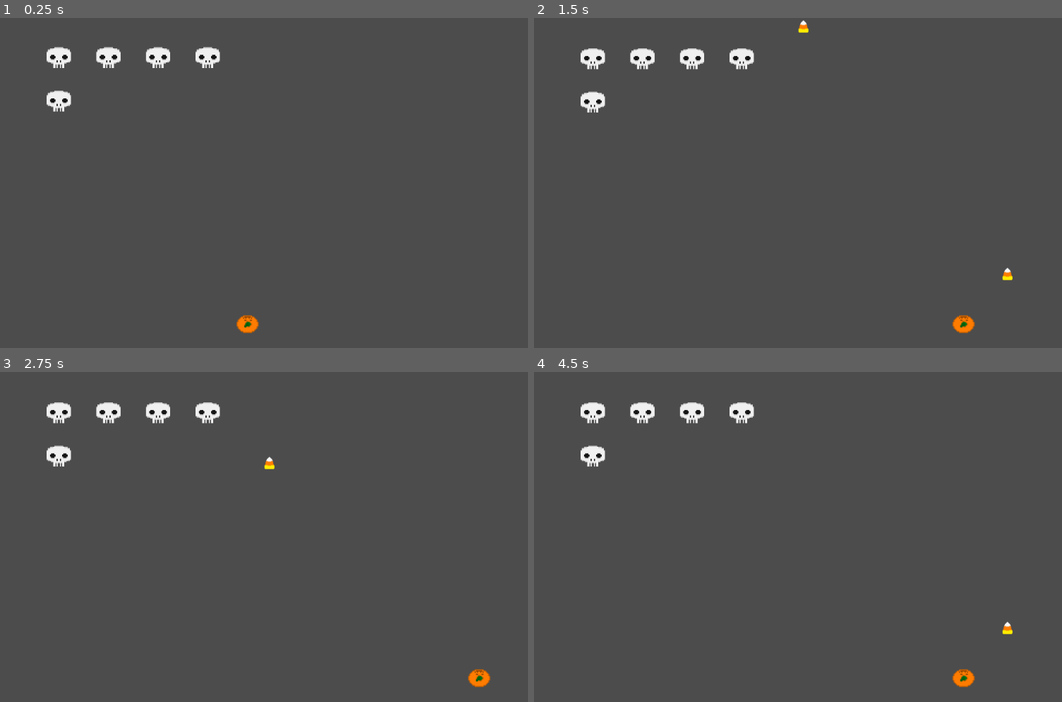
Above: before the commit, frames 1-4 (two rows, left to right).
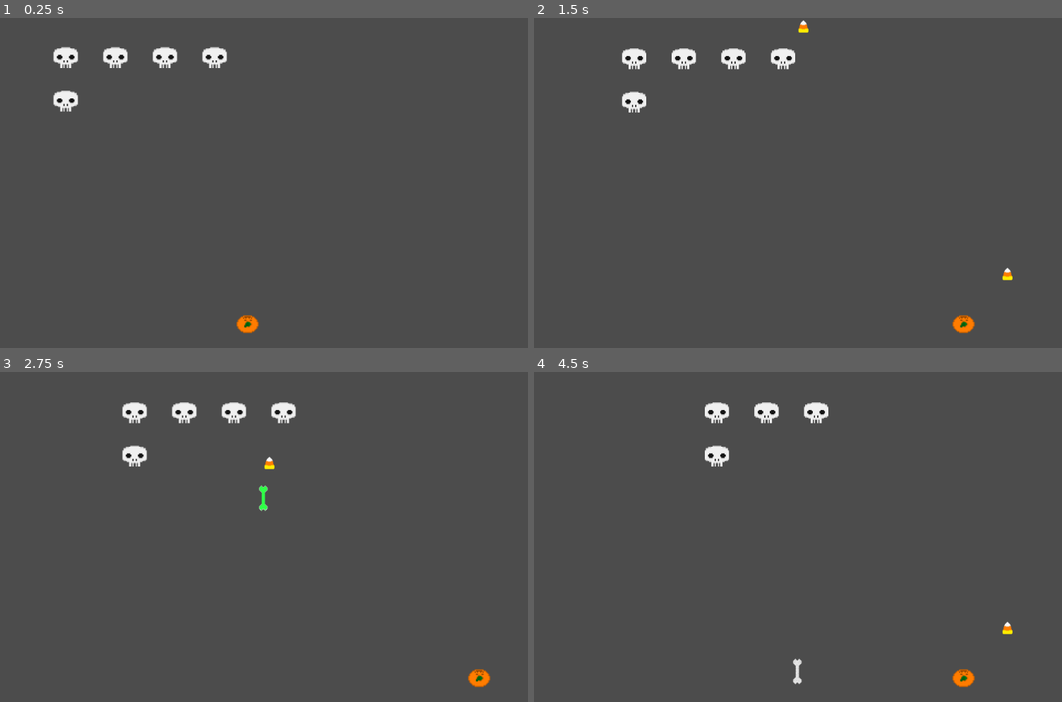
Above: after the commit, the same moments.

Repository: jdibble21/MJ-Spooky-Invaders
Game: Godot game, scene res://src/Level.tscn
Same seed, same stepped clock (60 frames per second), same inputs: the game is played once before the commit and once after it. The project has no main scene, so this scene is started directly.
Inputs:
- Up to frame 1 (0.25 s): no input
- Up to frame 2 (1.5 s): hold Right (move_right) 0.53-1.28 s; tap Space (fire) at 0.6, 1.35 s; hold Left (move_left) from 1.28 s (still down)
- Up to frame 3 (2.75 s): release Left (move_left) at 2.03 s; hold Right (move_right) from 2.03 s (still down); tap Space (fire) at 2.1 s
- Up to frame 4 (4.5 s): tap Space (fire) at 2.85, 3.6, 4.35 s; release Right (move_right) at 3.53 s; hold Left (move_left) from 3.53 s (still down)

The runs differ from the first frame. In frame 1, 1.2% of the frame differs, in the area x 8-44%, y 8-29%; in frame 2, 1.7%; in frame 3, 2.4%, in the area x 8-57%, y 9-43%; in frame 4, 2.2%.

Commit message:
Add enemy movement

Diff:
--- a/project/src/Level.gd
+++ b/project/src/Level.gd
@@ -1,9 +1,9 @@
 extends Node2D
 
-const SPAWN_OBJECT = preload("res://src/SpawnPoints.tscn")
 
 onready var _player = $Player
 onready var _spawn_points = $SpawnPoints
+
 # Called when the node enters the scene tree for the first time.
 func _ready():
 	# evenutally place fly in animation for enemy spawning here
--- a/project/src/SpawnPoints.gd
+++ b/project/src/SpawnPoints.gd
@@ -3,6 +3,12 @@
 extends Area2D
 
 const ENEMY = preload("res://src/Enemy.tscn")
+const RESPAWN_DELAY = 2.5
+const SPEED = 50
+
+var _current_velocity = Vector2()
+var _screen_edge = ProjectSettings.get_setting("display/window/size/width")
+var _moving_left := true
 
 onready var _spawn_one = $Spawn1.position
 onready var _spawn_two = $Spawn2.position
@@ -15,6 +21,16 @@
 	for current_pos in pos_array:
 		_initial_spawn(current_pos)
 
+func _physics_process(delta):
+	if _current_velocity.x == _screen_edge:
+		_moving_left = false
+	if _current_velocity.x == 0:
+		_moving_left = true
+	if _moving_left:
+		_current_velocity.x = SPEED
+	if !(_moving_left):
+		_current_velocity.x = -SPEED
+	position += transform.x * _current_velocity * delta
 
 func _initial_spawn(spawn_position):
 		var inst_enemy = ENEMY.instance()
@@ -25,7 +41,7 @@
 func _on_Spawn1_area_exited(area):
 	if !(area.is_in_group("player_bullet")):
 		var timer = Timer.new()
-		timer.set_wait_time(2.5)
+		timer.set_wait_time(RESPAWN_DELAY)
 		add_child(timer)
 		timer.start()
 		print("about to respawn spawn1...")
@@ -38,7 +54,7 @@
 func _on_Spawn2_area_exited(area):
 	if !(area.is_in_group("player_bullet")):
 		var timer = Timer.new()
-		timer.set_wait_time(2.5)
+		timer.set_wait_time(RESPAWN_DELAY)
 		add_child(timer)
 		timer.start()
 		print("about to respawn spawn2...")
@@ -51,7 +67,7 @@
 func _on_Spawn3_area_exited(area):
 	if !(area.is_in_group("player_bullet")):
 		var timer = Timer.new()
-		timer.set_wait_time(2.5)
+		timer.set_wait_time(RESPAWN_DELAY)
 		add_child(timer)
 		timer.start()
 		print("about to respawn spawn3...")
@@ -64,7 +80,7 @@
 func _on_Spawn4_area_exited(area):
 	if !(area.is_in_group("player_bullet")):
 		var timer = Timer.new()
-		timer.set_wait_time(2.5)
+		timer.set_wait_time(RESPAWN_DELAY)
 		add_child(timer)
 		timer.start()
 		print("about to respawn spawn3...")
@@ -77,7 +93,7 @@
 func _on_Spawn5_area_exited(area):
 	if !(area.is_in_group("player_bullet")):
 		var timer = Timer.new()
-		timer.set_wait_time(2.5)
+		timer.set_wait_time(RESPAWN_DELAY)
 		add_child(timer)
 		timer.start()
 		print("about to respawn spawn3...")
